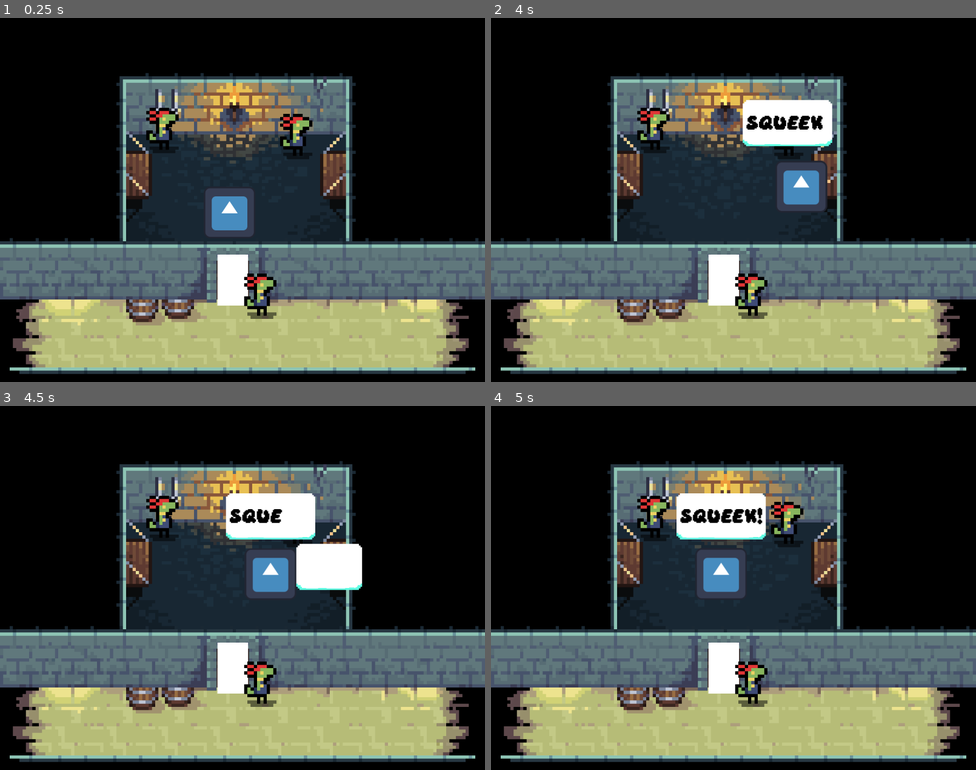
Above: before the commit, frames 1-4 (two rows, left to right).
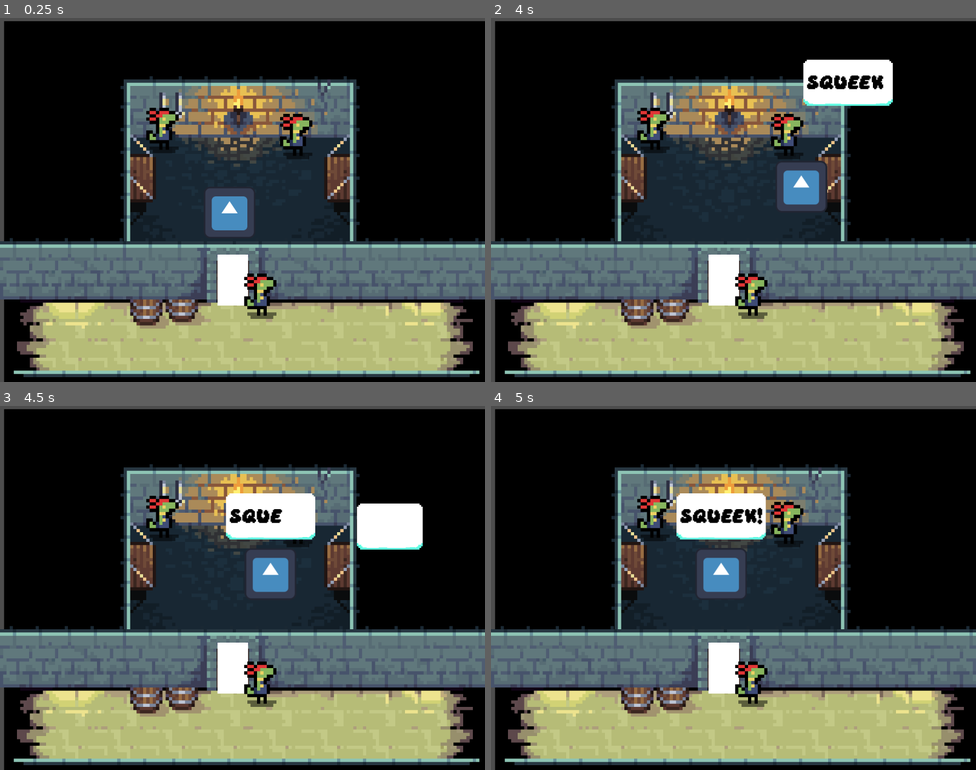
Above: after the commit, the same moments.

Repository: tombuben/gamerpie_gamejam_2025
Game: Godot game, scene res://levels/level_1.tscn
Same seed, same stepped clock (60 frames per second), same inputs: the game is played once before the commit and once after it. The engine's default icon, where the game draws it, is replaced by a stand-in: a white triangle on a blue panel in a dark square.
Inputs:
- Up to frame 1 (0.25 s): no input
- Up to frame 2 (4 s): tap Enter at 0.5 s; hold D (right) 0.53-1.28 s; tap B (bubble_switch) every 0.75 s from 0.6 to 3.6 s; hold S (down) 1.28-2.03 s; hold D (right) 2.03-2.78 s; hold W (up) 2.78-3.53 s; hold A (left) from 3.53 s (still down)
- Up to frame 3 (4.5 s): keep holding A (left); tap B (bubble_switch) at 4.35 s
- Up to frame 4 (5 s): keep holding A (left)

The runs differ from the first frame. In frame 1, 16% of the frame differs, in the area x 0-100%, y 0-100%; in frame 2, 19%; in frame 3, 18%; in frame 4, 14%.
Error in both runs: Invalid access to property or key 'bubble' on a base object of type 'Nil'. (res://scripts/player_character.gd:49)

Commit message:
moved bubles

Diff:
--- a/levels/level_1.tscn
+++ b/levels/level_1.tscn
@@ -23,6 +23,7 @@
 
 [node name="SketchLevel1" type="Sprite2D" parent="."]
 texture_filter = 1
+position = Vector2(10, 8)
 scale = Vector2(8, 8)
 texture = ExtResource("1_7ekwj")
 centered = false
@@ -71,6 +72,7 @@
 position = Vector2(733, 341)
 
 [node name="BubbleSlot" type="Node2D" parent="Rat"]
+position = Vector2(150, -100)
 script = ExtResource("3_umfwp")
 
 [node name="Bubble" type="Node2D" parent="Rat/BubbleSlot"]
@@ -82,7 +84,7 @@
 position = Vector2(644, 736)
 
 [node name="BubbleSlot" type="Node2D" parent="Guard"]
-position = Vector2(102.62, -99.47)
+position = Vector2(150, -100)
 script = ExtResource("3_umfwp")
 
 [node name="Bubble" type="Node2D" parent="Guard/BubbleSlot"]
@@ -103,11 +105,12 @@
 [node name="Cellmate" parent="Run/PathFollow2D" instance=ExtResource("3_tl17o")]
 
 [node name="BubbleSlot" type="Node2D" parent="Run/PathFollow2D/Cellmate"]
+position = Vector2(-150, -150)
 script = ExtResource("3_umfwp")
 
 [node name="Bubble" type="Node2D" parent="Run/PathFollow2D/Cellmate/BubbleSlot"]
 script = ExtResource("4_ise4s")
-line = "Come here, you rat!"
+line = "Come here, you little rat!"
 checkValue = "CellmateBubble"
 
 [node name="Door" parent="." instance=ExtResource("6_0flo3")]
